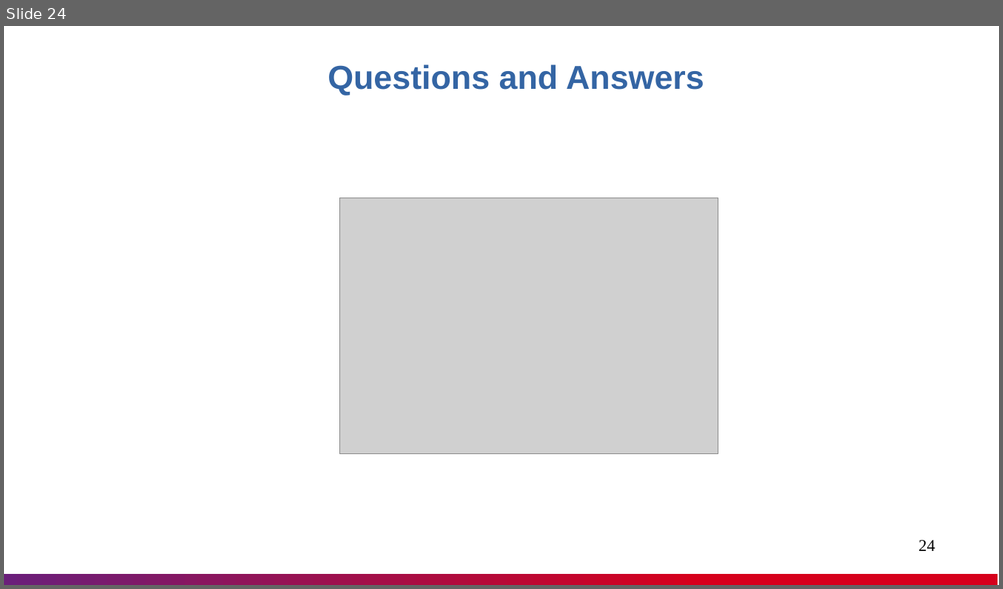
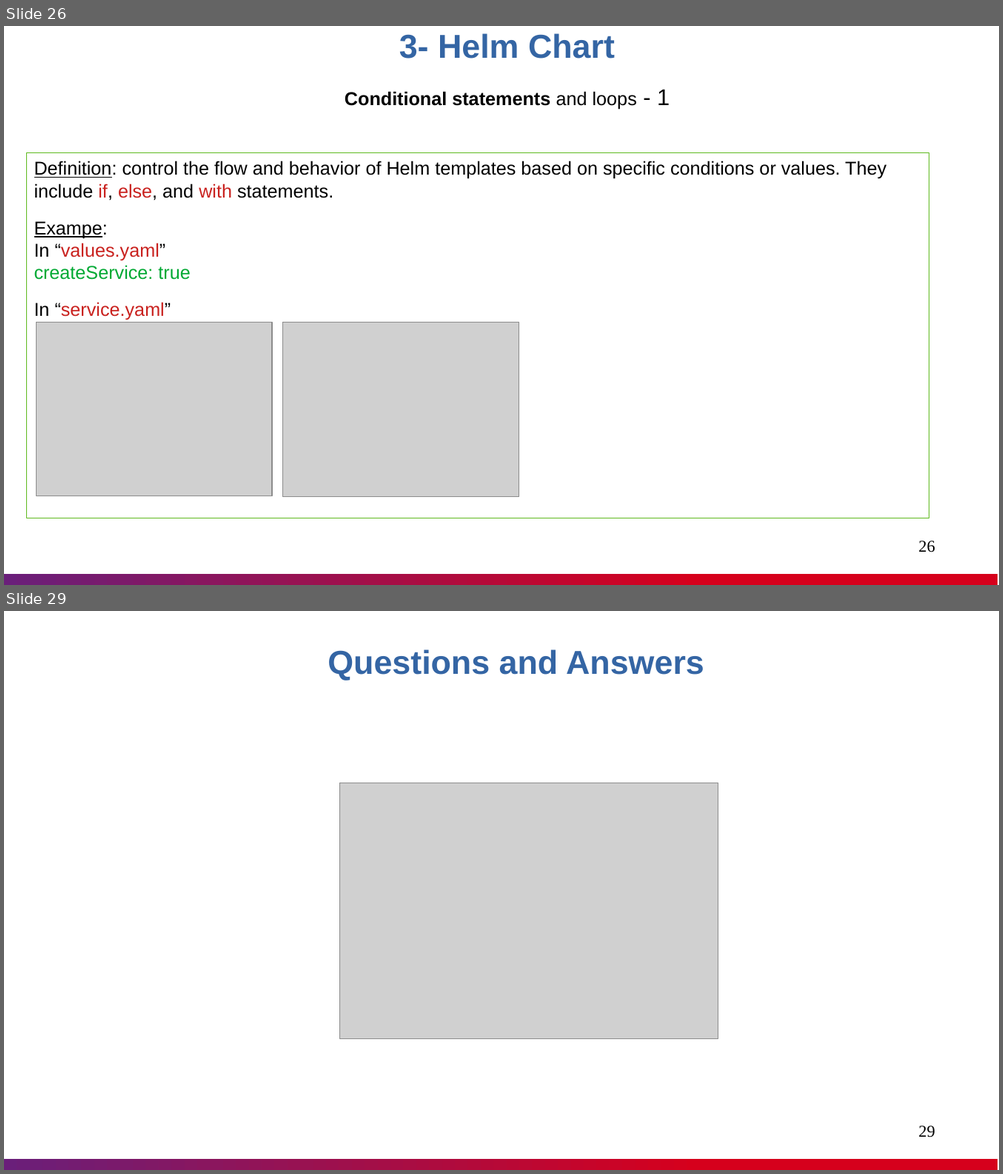
Before and after one commit to nashtech-garage/azure-devops-ci-cd, a slide deck: helm/documents/Helm_Knowledge_Sharing.pptx. Shown one above the other, each under a label of ours: slide 24 before the commit, slides 26 and 29 after it; the slides between them are not shown. The pictures are 1003x589 and 1003x1174 pixels, drawn with LibreOffice and Linux fonts; fonts in the diff are those of the drawing; grey boxes stand for pictures. Boxes give left, top, right and bottom in pixels: in the first picture for what was removed or moved away, otherwise in the second. Text is boxed around its words. In the diff, an @@ line names an element or a change of style, - is before the commit and + after.

Commit message:
Helm: update the presentation fole

```diff
--- a/helm/documents/Helm_Knowledge_Sharing.pptx
+++ b/helm/documents/Helm_Knowledge_Sharing.pptx
@@ slide 26 added at (x1=4, y1=26, x2=999, y2=585), background #FFFFFF; not listed: 1 template element that a slide beside it also shows @@
@@ text added at (x1=344, y1=33, x2=669, y2=109), 18 pt, text #000000, bold @@
+3- Helm Chart
+Conditional statements and loops - 1
@@ rectangle added at (x1=26, y1=153, x2=929, y2=518), outline #5EB91E 0.51 pt, 18 pt, text #000000 @@
+Definition: control the flow and behavior of Helm templates based on specific conditions or values. They include if, else, and with statements.
+Exampe:
+In “values.yaml”
+createService: true
+In “service.yaml”
@@ picture added at (x1=37, y1=322, x2=273, y2=496) @@
@@ picture added at (x1=283, y1=322, x2=520, y2=497) @@
@@ page number added at (x1=918, y1=541, x2=934, y2=553), 16 pt, text #000000 @@
+26
@@ what was slide 24 is now slide 29 @@
@@ page number at (x1=918, y1=1126, x2=934, y2=1138): text changed @@
-24
+29
```
Also in this commit, not shown: 16 slides changed, 5 other slides added, 1 slide removed.
